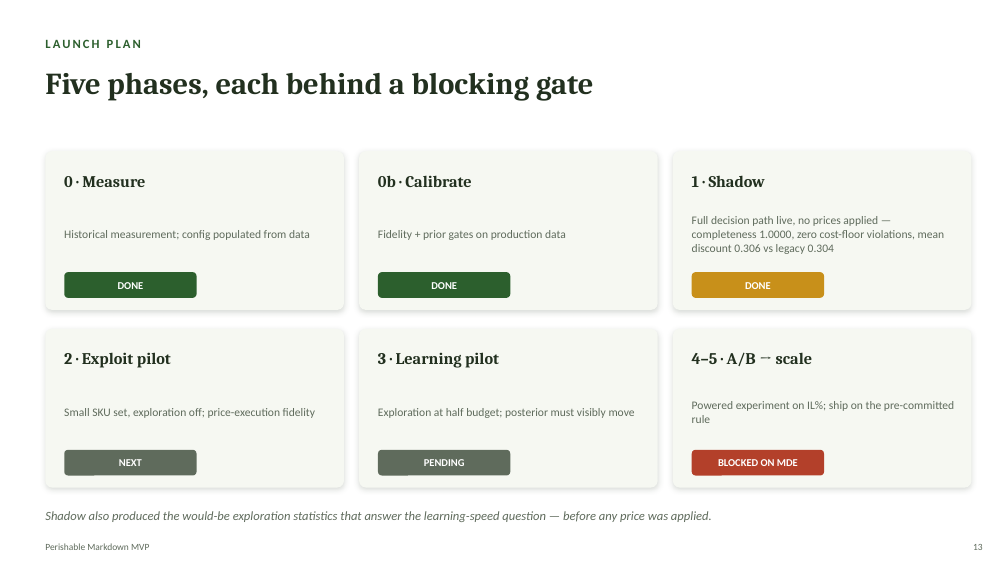
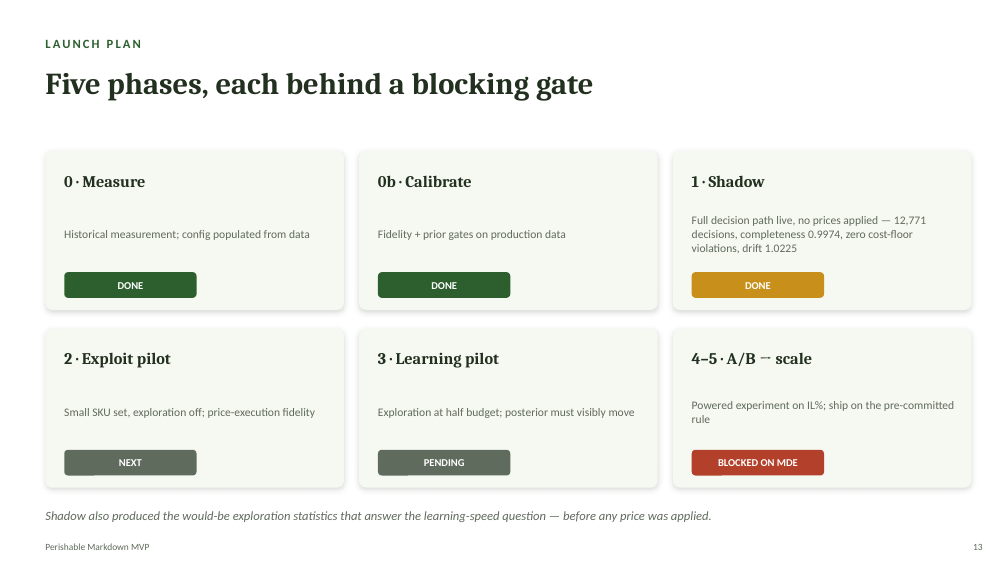
Before and after one commit to Kamalyunus/fresh-markdown, a slide deck: slide 13 of docs/perishable_markdown_tech_deck.pptx. Drawn at 1008x567 pixels with LibreOffice and Linux fonts; fonts in the diff are those of the drawing. Boxes give left, top, right and bottom in pixels: in the first picture for what was removed or moved away, otherwise in the second. Text is boxed around its words. In the diff, an @@ line names an element or a change of style, - is before the commit and + after.

```diff
--- a/docs/perishable_markdown_tech_deck.pptx
+++ b/docs/perishable_markdown_tech_deck.pptx
@@ text at [692, 216, 926, 253]: text changed @@
-Full decision path live, no prices applied — completeness 1.0000, zero cost-floor violations, mean discount 0.306 vs legacy 0.304
+Full decision path live, no prices applied — 12,771 decisions, completeness 0.9974, zero cost-floor violations, drift 1.0225
```
Also in this commit, not shown: 9 other slides changed, 4 other files.
